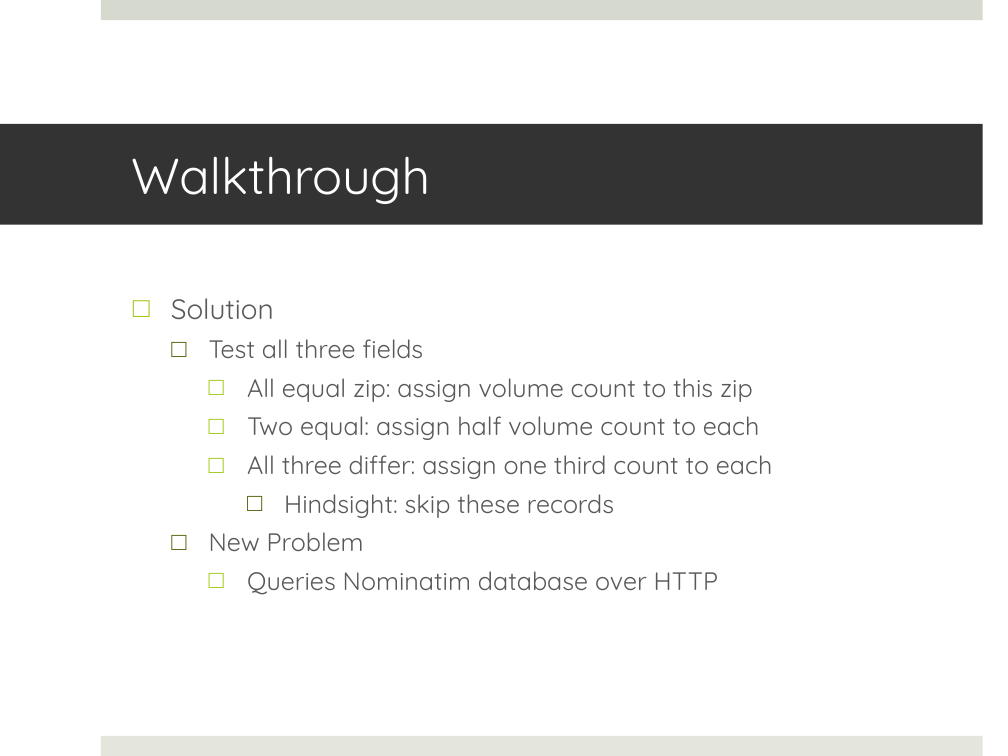
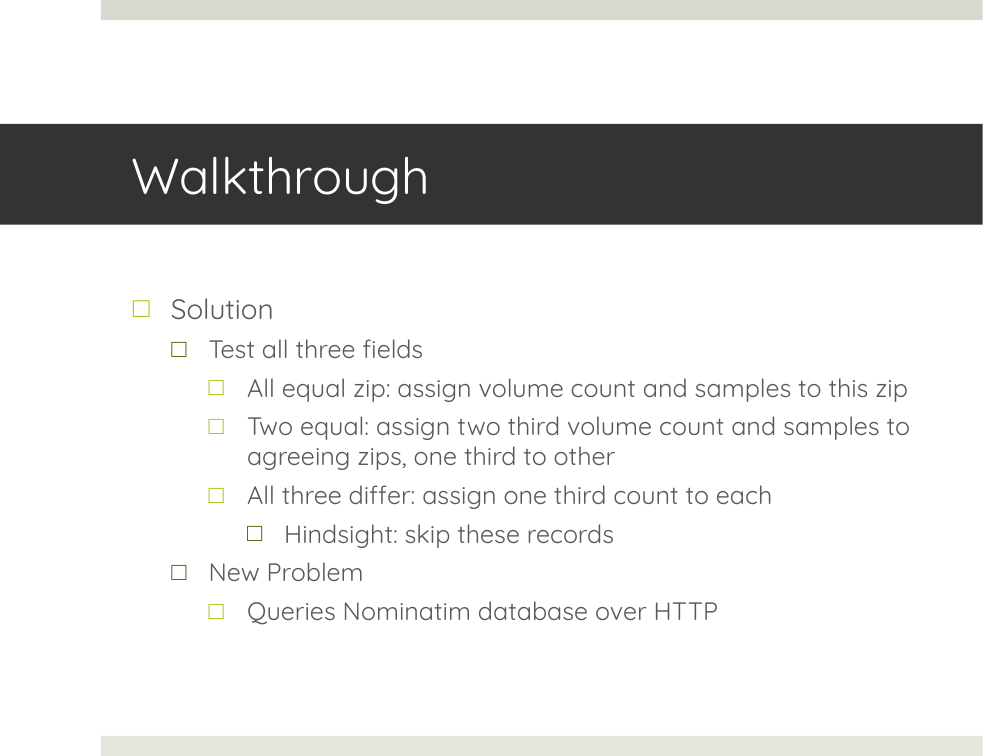
Before and after one commit to JKasakyan/BDM-Final-Project, a slide deck: slide 15 of Documents/Kasakyan_James_Proposal_Final_Presentation.pptx. Drawn at 1008x756 pixels with LibreOffice and Linux fonts; fonts in the diff are those of the drawing. Boxes give left, top, right and bottom in pixels: in the first picture for what was removed or moved away, otherwise in the second. Text is boxed around its words. In the diff, an @@ line names an element or a change of style, - is before the commit and + after.

Commit message:
Finish presentation

```diff
--- a/Documents/Kasakyan_James_Proposal_Final_Presentation.pptx
+++ b/Documents/Kasakyan_James_Proposal_Final_Presentation.pptx
@@ text at <box>247,378,910,470</box>: text changed @@
-    □ All equal zip: assign volume count to this zip
-    □ Two equal: assign half volume count to each
+    □ All equal zip: assign volume count and samples to this zip
+    □ Two equal: assign two third volume count and samples to agreeing zips, one third to other
```
Also in this commit, not shown: 1 other slide changed, 8 slides added, 1 slide removed.
